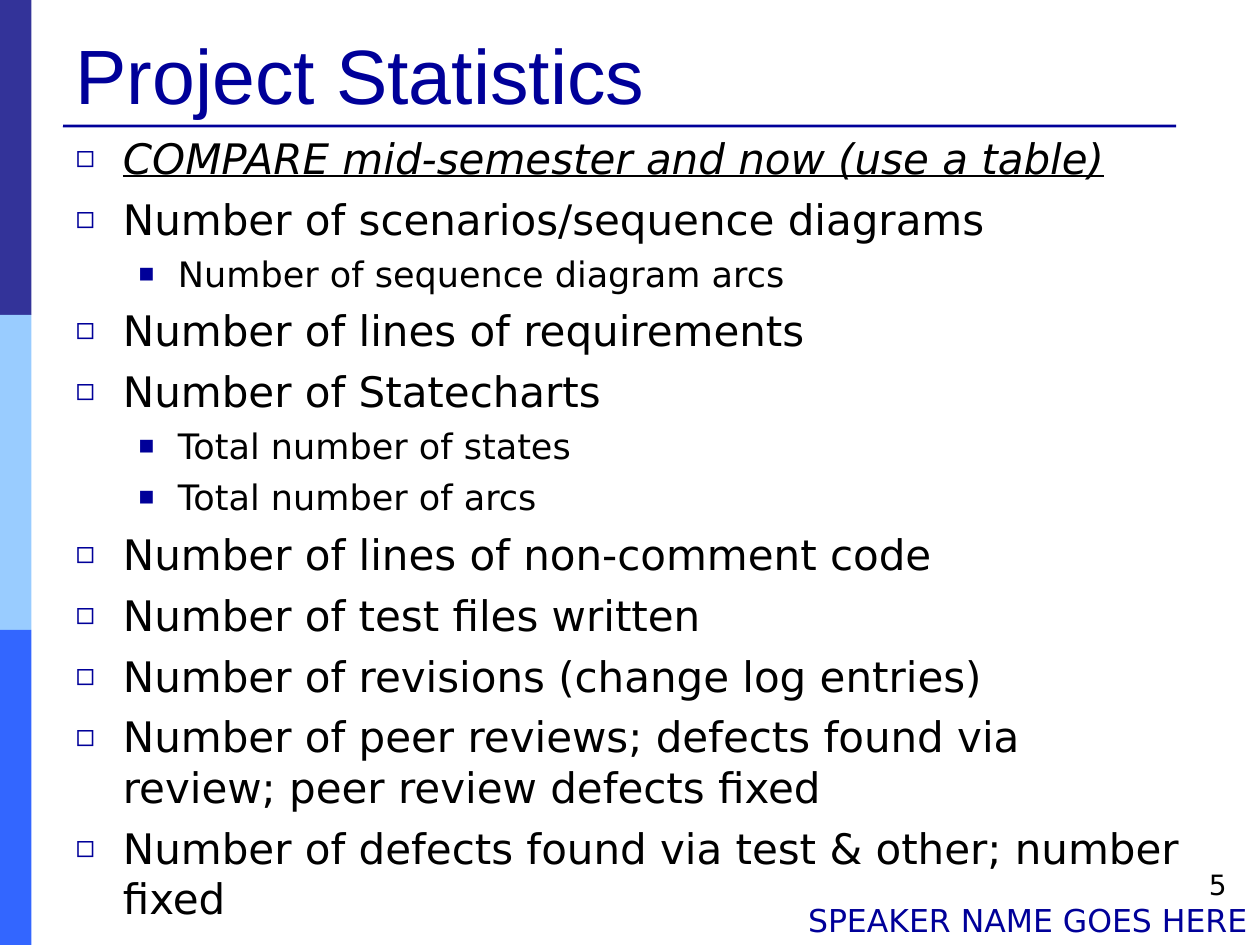
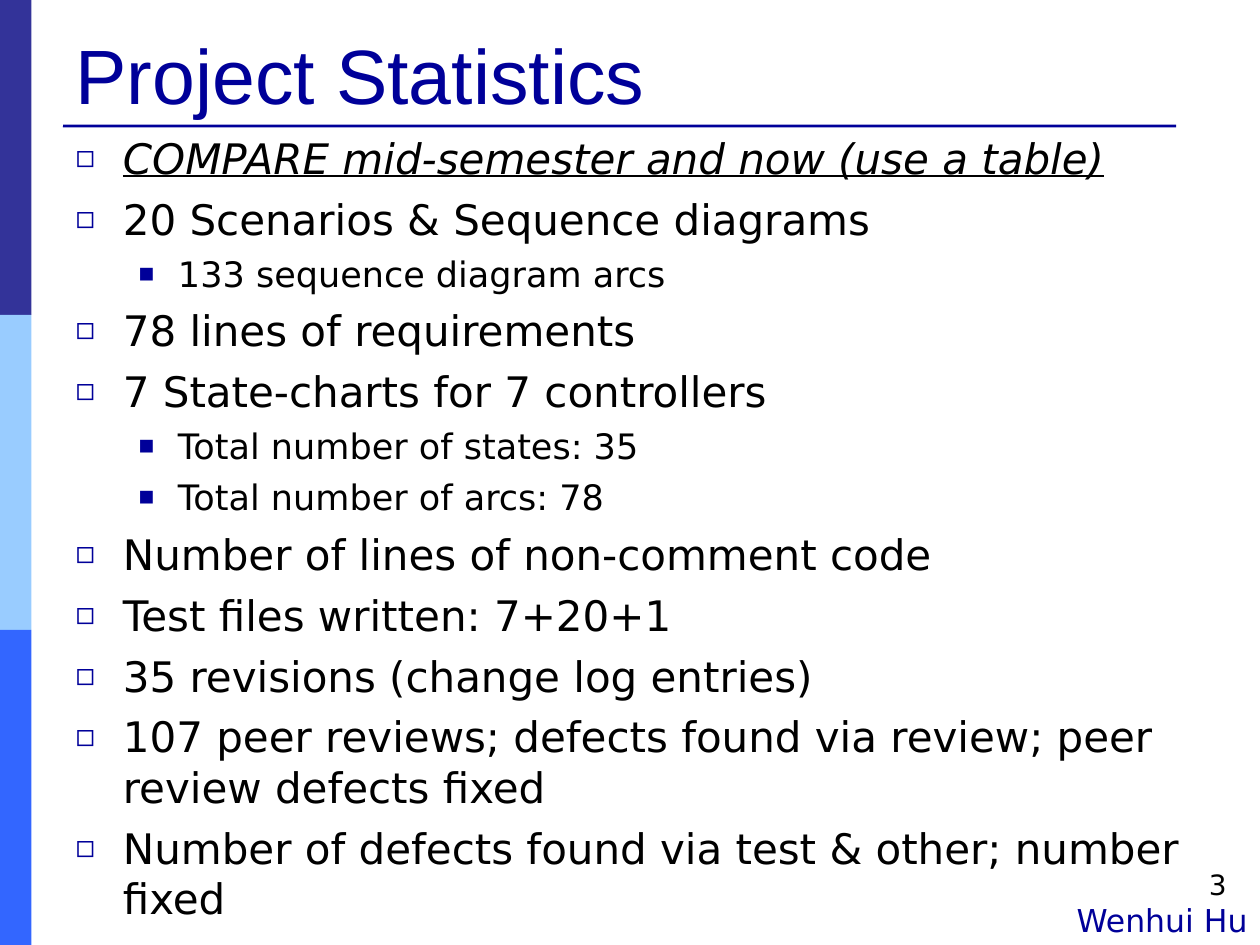
Before and after one commit to Muliang/18649, a slide deck: slide 3 of logs/09_final_pres.ppt (slide 5 before the commit). Drawn at 1260x945 pixels with LibreOffice and Linux fonts; fonts in the diff are those of the drawing. Boxes give left, top, right and bottom in pixels: in the first picture for what was removed or moved away, otherwise in the second. Text is boxed around its words. In the diff, an @@ line names an element or a change of style, - is before the commit and + after.

Commit message:
first draft ppt wenhui

```diff
--- a/logs/09_final_pres.ppt
+++ b/logs/09_final_pres.ppt
@@ text at box(123, 203, 870, 511): text changed @@
-◻ Number of scenarios/sequence diagrams
-  ■ Number of sequence diagram arcs
-◻ Number of lines of requirements
-◻ Number of Statecharts
-  ■ Total number of states
-  ■ Total number of arcs
+◻ 20 Scenarios & Sequence diagrams
+  ■ 133 sequence diagram arcs
+◻ 78 lines of requirements
+◻ 7 State-charts for 7 controllers
+  ■ Total number of states: 35
+  ■ Total number of arcs: 78
@@ text at box(123, 599, 1153, 804): text changed @@
-◻ Number of test files written
-◻ Number of revisions (change log entries)
-◻ Number of peer reviews; defects found via review; peer review defects fixed
+◻ Test files written: 7+20+1
+◻ 35 revisions (change log entries)
+◻ 107 peer reviews; defects found via review; peer review defects fixed
@@ page number at box(1209, 874, 1227, 896): text changed @@
-5
+3
@@ text at box(1077, 908, 1248, 933): text changed @@
-SPEAKER NAME GOES HERE
+Wenhui Hu
```
Also in this commit, not shown: 2 other slides changed, 4 slides added, 3 slides removed, 3 other files.
